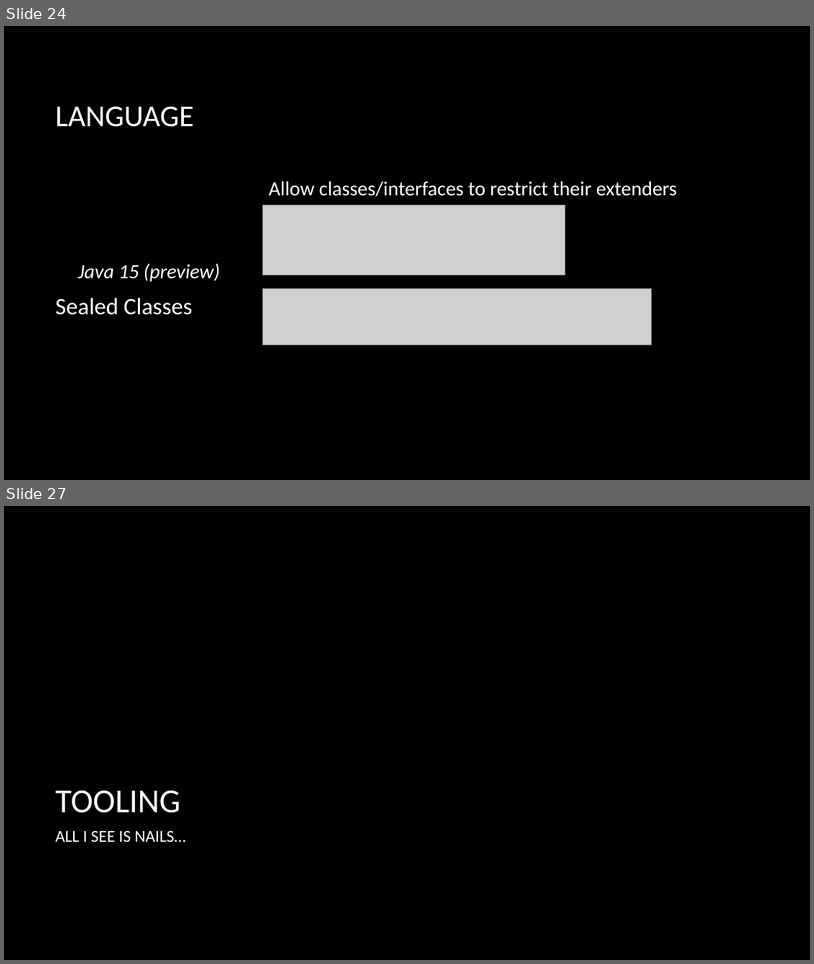
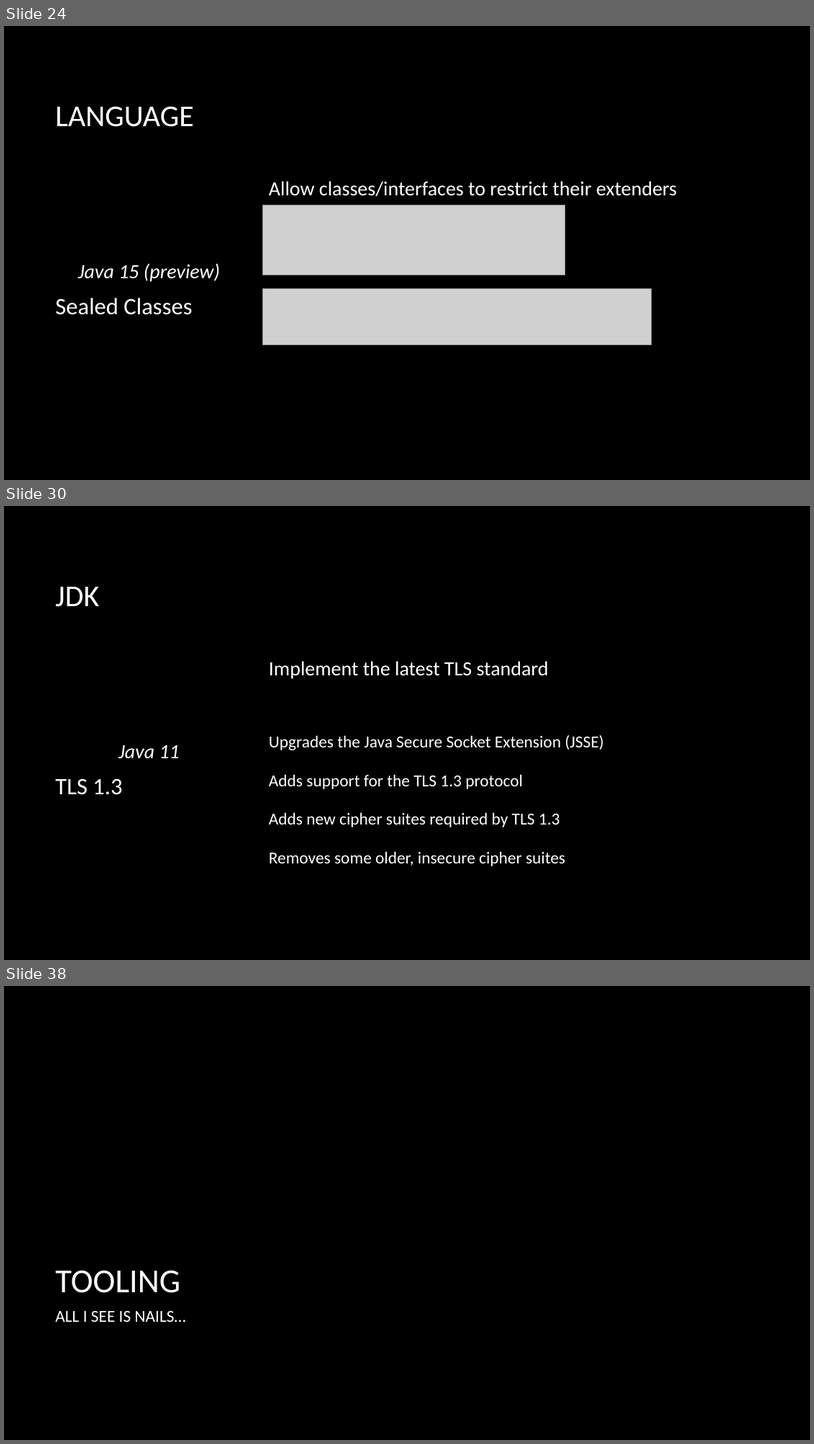
Before and after one commit to macdaddyaz/modern-java, a slide deck: Java 9 and up.pptx. Shown one above the other, each under a label of ours: slides 24 and 27 before the commit, slides 24, 30 and 38 after it; the slides between them are not shown. The pictures are 814x964 and 814x1444 pixels, drawn with LibreOffice and Linux fonts; fonts in the diff are those of the drawing; grey boxes stand for pictures; background and template pictures are left out. Boxes give left, top, right and bottom in pixels: in the first picture for what was removed or moved away, otherwise in the second. Text is boxed around its words. In the diff, an @@ line names an element or a change of style, - is before the commit and + after.

```diff
--- a/Java 9 and up.pptx
+++ b/Java 9 and up.pptx
@@ slide 30 added at (x1=4, y1=506, x2=810, y2=960), background picture (left out) @@
@@ title added at (x1=55, y1=587, x2=99, y2=607), 36 pt, text #FFFFFF @@
+JDK
@@ text added at (x1=269, y1=661, x2=604, y2=866), 20 pt, text #FFFFFF @@
+Implement the latest TLS standard
+Upgrades the Java Secure Socket Extension (JSSE)
+Adds support for the TLS 1.3 protocol
+Adds new cipher suites required by TLS 1.3
+Removes some older, insecure cipher suites
@@ text added at (x1=55, y1=745, x2=180, y2=795), 24 pt, text #FFFFFF, italic @@
+Java 11
+TLS 1.3
@@ what was slide 27 is now slide 38 @@
```
Also in this commit, not shown: 4 slides changed, 10 other slides added.
